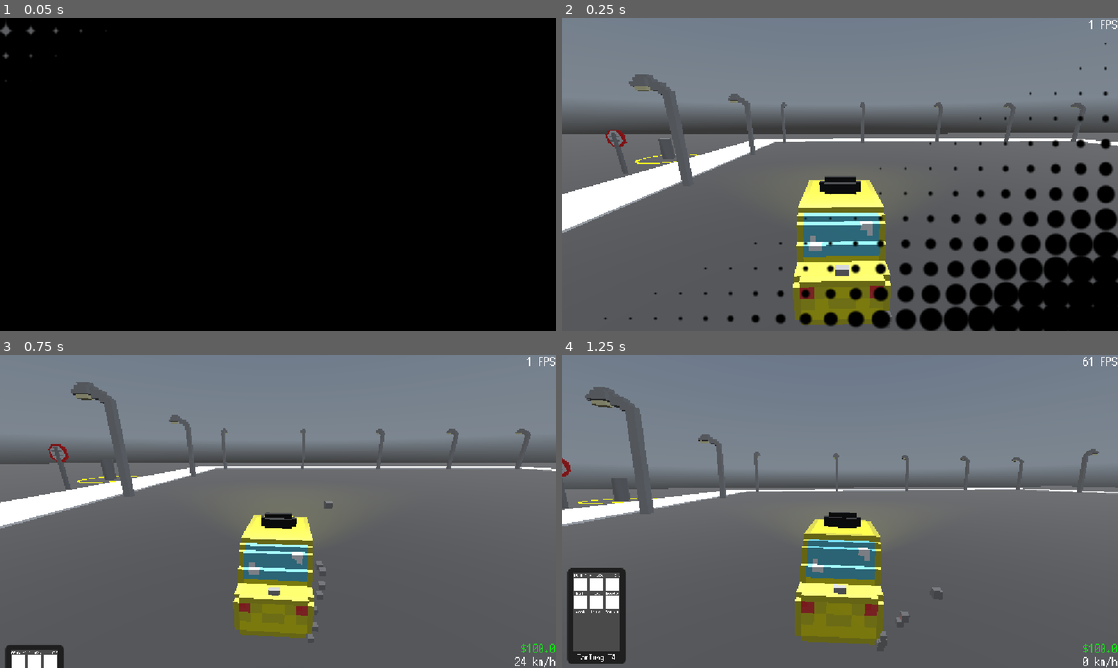
Above: before the commit, frames 1-4 (two rows, left to right).
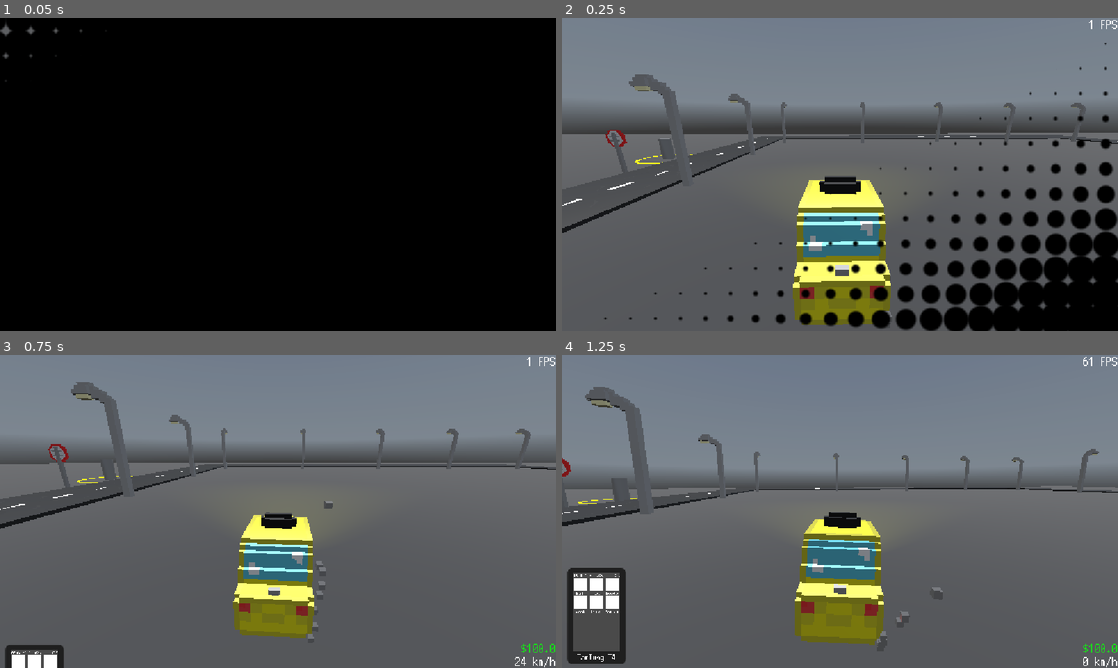
Above: after the commit, the same moments.

Repository: RafaeloxMC/super-taxi-sim
Game: Godot game, scene res://scenes/map/world.tscn
Two runs of this game, one before a commit and one after it. Both use one fixed random seed, a clock stepped at 60 frames per second and the inputs below. This scene is started directly instead of the project's main scene. A sky picture missing from this copy of the repository is replaced by a grey-blue gradient.
Inputs (mouse positions are in pixels of both pictures, inside the frame that each line leads up to):
- Up to frame 1 (0.05 s): no input
- Up to frame 2 (0.25 s): no input
- Up to frame 3 (0.75 s): tap Enter at 0.5 s; move the mouse to (400, 495) at 0.52 s; hold D (steer_right) from 0.53 s (still down); tap Q (phone) at 0.6 s; click (400, 495) at 0.67 s
- Up to frame 4 (1.25 s): keep holding D (steer_right)

Frame 1 is identical in both runs. In frame 2, 4.0% of the frame differs, in the area x 0-100%, y 37-69%; in frame 3, 2.9%; in frame 4, 1.8%.

Commit message:
Add street model

Diff:
--- /dev/null
+++ b/scenes/map/street.tscn
@@ -0,0 +1,15 @@
+[gd_scene load_steps=3 format=3 uid="uid://drvmdqgo2qr2s"]
+
+[ext_resource type="PackedScene" uid="uid://2sd62dy0u4f6" path="res://assets/models/street.gltf" id="1_qghrd"]
+
+[sub_resource type="BoxShape3D" id="BoxShape3D_qghrd"]
+size = Vector3(7.9990234, 0.25006104, 8.000244)
+
+[node name="Street" type="StaticBody3D"]
+
+[node name="Model" parent="." instance=ExtResource("1_qghrd")]
+transform = Transform3D(0.25, 0, 0, 0, 0.25, 0, 0, 0, 0.25, 0, 0, 0)
+
+[node name="CollisionShape3D" type="CollisionShape3D" parent="."]
+transform = Transform3D(1, 0, 0, 0, 1, 0, 0, 0, 1, -0.00048828125, 0.12496948, -0.00012207031)
+shape = SubResource("BoxShape3D_qghrd")
--- /dev/null
+++ b/scenes/map/street_with_lamp.tscn
@@ -0,0 +1,16 @@
+[gd_scene load_steps=2 format=3 uid="uid://bxgamf8626q2l"]
+
+[ext_resource type="PackedScene" uid="uid://drvmdqgo2qr2s" path="res://scenes/map/street.tscn" id="1_802nv"]
+
+[node name="StreetWithLamp" type="Node3D"]
+
+[node name="Street" parent="." instance=ExtResource("1_802nv")]
+
+[node name="Street2" parent="." instance=ExtResource("1_802nv")]
+transform = Transform3D(1, 0, 0, 0, 1, 0, 0, 0, 1, 5.9604645e-08, 0, 8.000165)
+
+[node name="Street3" parent="." instance=ExtResource("1_802nv")]
+transform = Transform3D(1, 0, 0, 0, 1, 0, 0, 0, 1, 0, 0, 16)
+
+[node name="Street4" parent="." instance=ExtResource("1_802nv")]
+transform = Transform3D(1, 0, 0, 0, 1, 0, 0, 0, 1, 0, 0, 24)
--- a/scenes/map/world.tscn
+++ b/scenes/map/world.tscn
@@ -12,13 +12,10 @@
 [ext_resource type="PackedScene" uid="uid://deptlkjmquk5d" path="res://scenes/dropoff_location.tscn" id="9_p7bq3"]
 [ext_resource type="PackedScene" uid="uid://cq6bggfebbami" path="res://scenes/map/street_lamp.tscn" id="11_5kusv"]
 [ext_resource type="PackedScene" uid="uid://cjkknmm2vk7wt" path="res://scenes/map/speed_sign.tscn" id="12_3obwu"]
+[ext_resource type="PackedScene" uid="uid://bxgamf8626q2l" path="res://scenes/map/street_with_lamp.tscn" id="13_mp5fl"]
 
 [sub_resource type="StandardMaterial3D" id="StandardMaterial3D_5kusv"]
 albedo_color = Color(0.33660772, 0.33660758, 0.3366076, 1)
-
-[sub_resource type="StandardMaterial3D" id="StandardMaterial3D_k0juu"]
-
-[sub_resource type="StandardMaterial3D" id="StandardMaterial3D_71j4m"]
 
 [sub_resource type="WorldBoundaryShape3D" id="WorldBoundaryShape3D_i7141"]
 
@@ -41,30 +38,6 @@
 use_collision = true
 size = Vector3(11.035828, 5.369995, 1.7154541)
 
-[node name="CSGBox3D3" type="CSGBox3D" parent="TemporaryMap"]
-transform = Transform3D(1, 0, 0, 0, 1, 0, 0, 0, 1, 17.939304, 0.518219, 12.667656)
-use_collision = true
-size = Vector3(7.04834, 0.2255249, 82.730545)
-material = SubResource("StandardMaterial3D_k0juu")
-
-[node name="CSGBox3D12" type="CSGBox3D" parent="TemporaryMap"]
-transform = Transform3D(1, 0, 0, 0, 1, 0, 0, 0, 1, -64.80884, 0.518219, 12.667656)
-use_collision = true
-size = Vector3(7.04834, 0.2255249, 82.730545)
-material = SubResource("StandardMaterial3D_k0juu")
-
-[node name="CSGBox3D4" type="CSGBox3D" parent="TemporaryMap"]
-transform = Transform3D(-4.371139e-08, 0, 1, 0, 1, 0, -1, 0, -4.371139e-08, -26.950684, 0.518219, -25.173492)
-use_collision = true
-size = Vector3(7.04834, 0.2255249, 82.730545)
-material = SubResource("StandardMaterial3D_71j4m")
-
-[node name="CSGBox3D13" type="CSGBox3D" parent="TemporaryMap"]
-transform = Transform3D(-4.371139e-08, 0, 1, 0, 1, 0, -1, 0, -4.371139e-08, -26.950684, 0.518219, 50.506184)
-use_collision = true
-size = Vector3(7.04834, 0.2255249, 82.730545)
-material = SubResource("StandardMaterial3D_71j4m")
-
 [node name="CSGBox3D5" type="CSGBox3D" parent="TemporaryMap"]
 transform = Transform3D(1, 0, 0, 0, 0.997805, -0.066221654, 0, 0.066221654, 0.997805, -91.42389, -0.051359847, -96.44063)
 use_collision = true
@@ -99,6 +72,56 @@
 transform = Transform3D(1, 0, 0, 0, 0.9808057, -0.19498761, 0, 0.19498761, 0.9808057, -32.11312, -1.7709343, -100.16075)
 use_collision = true
 size = Vector3(12.276367, 3.3826904, 31.000488)
+
+[node name="Streets" type="Node3D" parent="TemporaryMap"]
+
+[node name="Row" type="Node3D" parent="TemporaryMap/Streets"]
+transform = Transform3D(1, 0, 0, 0, 1, 0, 0, 0, 1, 0, 0, -13.224682)
+
+[node name="StreetWithLamp" parent="TemporaryMap/Streets/Row" instance=ExtResource("13_mp5fl")]
+transform = Transform3D(1, 0, 0, 0, 1, 0, 0, 0, 1, 18.414364, 0.5, -24.697567)
+
+[node name="StreetWithLamp2" parent="TemporaryMap/Streets/Row" instance=ExtResource("13_mp5fl")]
+transform = Transform3D(1, 0, 0, 0, 1, 0, 0, 0, 1, 18.414, 0.5, 7.302)
+
+[node name="StreetWithLamp3" parent="TemporaryMap/Streets/Row" instance=ExtResource("13_mp5fl")]
+transform = Transform3D(1, 0, 0, 0, 1, 0, 0, 0, 1, 18.414753, 0.5, 39.255432)
+
+[node name="Row2" type="Node3D" parent="TemporaryMap/Streets"]
+transform = Transform3D(-4.371139e-08, 0, 1, 0, 1, 0, -1, 0, -4.371139e-08, -44.886868, 0, -27.505842)
+
+[node name="StreetWithLamp" parent="TemporaryMap/Streets/Row2" instance=ExtResource("13_mp5fl")]
+transform = Transform3D(1, 0, 0, 0, 1, 0, 0, 0, 1, 18.414364, 0.5, -24.697567)
+
+[node name="StreetWithLamp2" parent="TemporaryMap/Streets/Row2" instance=ExtResource("13_mp5fl")]
+transform = Transform3D(1, 0, 0, 0, 1, 0, 0, 0, 1, 18.414, 0.5, 7.302)
+
+[node name="StreetWithLamp3" parent="TemporaryMap/Streets/Row2" instance=ExtResource("13_mp5fl")]
+transform = Transform3D(1, 0, 0, 0, 1, 0, 0, 0, 1, 18.414, 0.5, 39.302)
+
+[node name="Row3" type="Node3D" parent="TemporaryMap/Streets"]
+transform = Transform3D(1, 0, 0, 0, 1, 0, 0, 0, 1, -87.99878, 0, -13.224682)
+
+[node name="StreetWithLamp" parent="TemporaryMap/Streets/Row3" instance=ExtResource("13_mp5fl")]
+transform = Transform3D(1, 0, 0, 0, 1, 0, 0, 0, 1, 18.414364, 0.5, -24.697567)
+
+[node name="StreetWithLamp2" parent="TemporaryMap/Streets/Row3" instance=ExtResource("13_mp5fl")]
+transform = Transform3D(1, 0, 0, 0, 1, 0, 0, 0, 1, 18.414, 0.5, 7.302)
+
+[node name="StreetWithLamp3" parent="TemporaryMap/Streets/Row3" instance=ExtResource("13_mp5fl")]
+transform = Transform3D(1, 0, 0, 0, 1, 0, 0, 0, 1, 18.414753, 0.5, 39.255432)
+
+[node name="Row4" type="Node3D" parent="TemporaryMap/Streets"]
+transform = Transform3D(-4.371139e-08, 0, 1, 0, 1, 0, -1, 0, -4.371139e-08, -44.886868, 0, 76.44518)
+
+[node name="StreetWithLamp" parent="TemporaryMap/Streets/Row4" instance=ExtResource("13_mp5fl")]
+transform = Transform3D(1, 0, 0, 0, 1, 0, 0, 0, 1, 18.414364, 0.5, -24.697567)
+
+[node name="StreetWithLamp2" parent="TemporaryMap/Streets/Row4" instance=ExtResource("13_mp5fl")]
+transform = Transform3D(1, 0, 0, 0, 1, 0, 0, 0, 1, 18.414, 0.5, 7.302)
+
+[node name="StreetWithLamp3" parent="TemporaryMap/Streets/Row4" instance=ExtResource("13_mp5fl")]
+transform = Transform3D(1, 0, 0, 0, 1, 0, 0, 0, 1, 18.414, 0.5, 39.302)
 
 [node name="DirectionalLight3D" type="DirectionalLight3D" parent="."]
 transform = Transform3D(1, 0, 0, 0, -4.371139e-08, 1, 0, -1, -4.371139e-08, 0, 11.245623, 0)
Not shown, added: assets/models/street.gltf
Not shown, added: assets/models/street.gltf.import
Not shown: 1 places in scenes/map/world.tscn that only renumber resources
